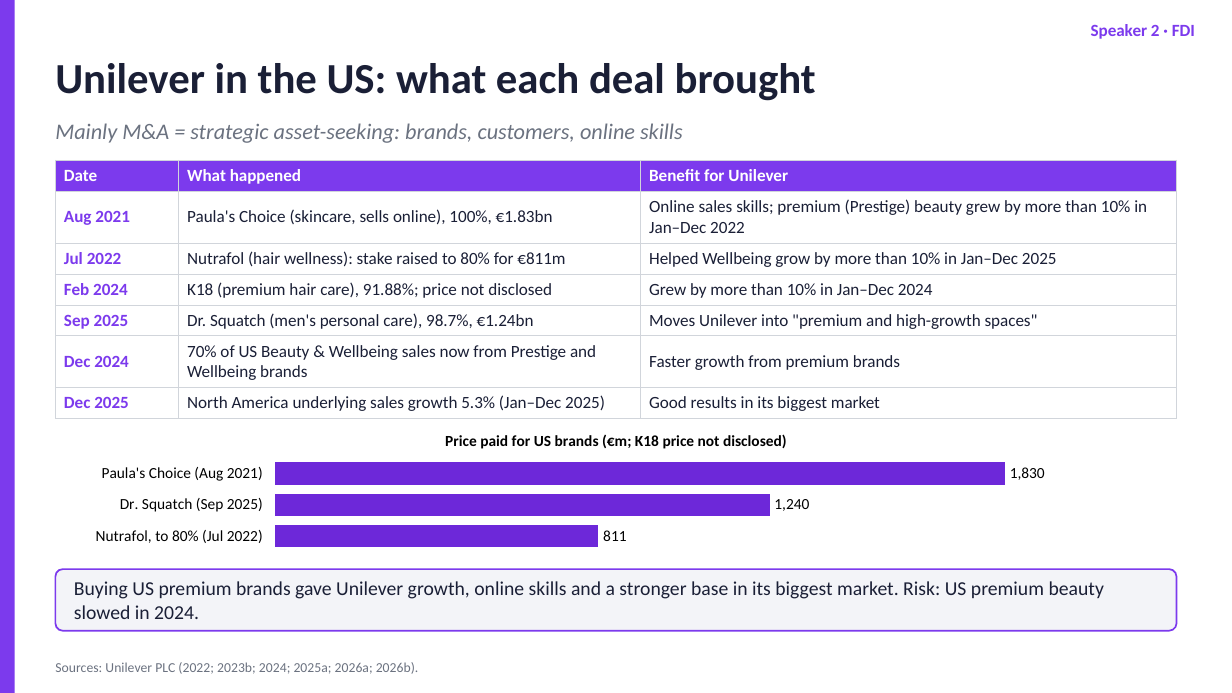
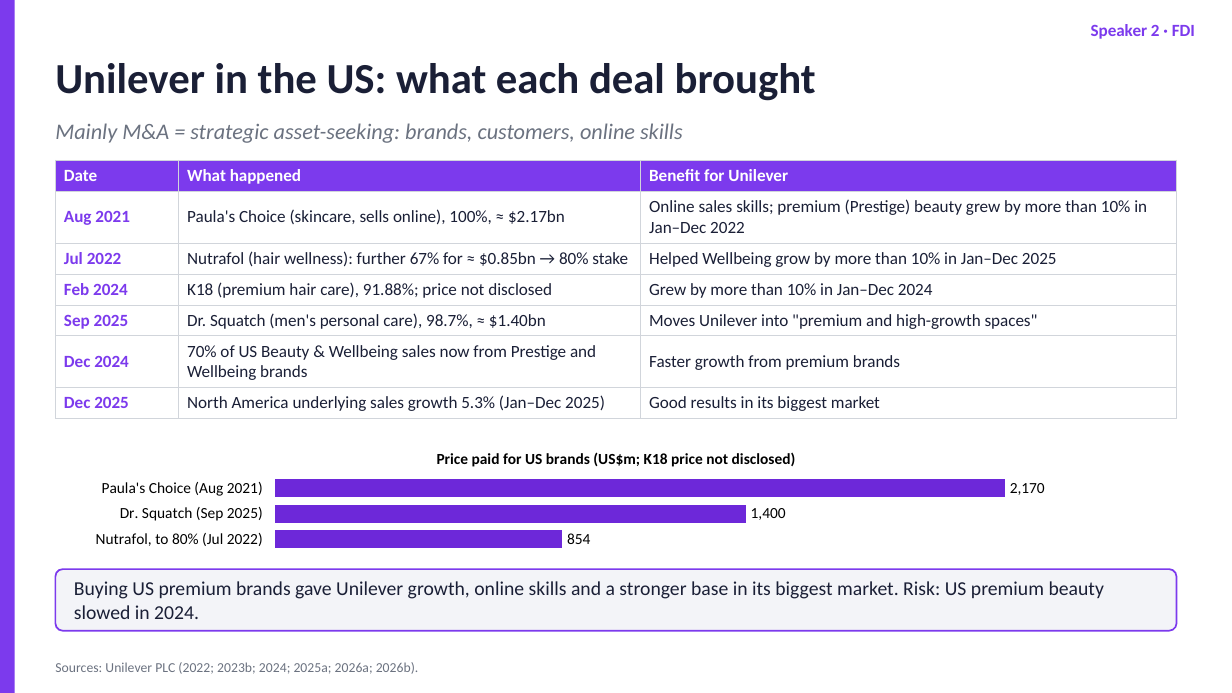
Before and after one commit to dollar3651314/mymba, a slide deck: slide 8 of content/busi1763/files/Unilever_Group_EN.pptx. Drawn at 1232x693 pixels with LibreOffice and Linux fonts; fonts in the diff are those of the drawing. Boxes give left, top, right and bottom in pixels: in the first picture for what was removed or moved away, otherwise in the second. Text is boxed around its words. In the diff, an @@ line names an element or a change of style, - is before the commit and + after.

```diff
--- a/content/busi1763/files/Unilever_Group_EN.pptx
+++ b/content/busi1763/files/Unilever_Group_EN.pptx
@@ table at (x1=55, y1=160, x2=1177, y2=415) @@
-row 2, column 2: Paula's Choice (skincare, sells online), 100%, €1.83bn
+row 2, column 2: Paula's Choice (skincare, sells online), 100%, ≈ $2.17bn
-row 3, column 2: Nutrafol (hair wellness): stake raised to 80% for €811m
+row 3, column 2: Nutrafol (hair wellness): further 67% for ≈ $0.85bn → 80% stake
-row 5, column 2: Dr. Squatch (men's personal care), 98.7%, €1.24bn
+row 5, column 2: Dr. Squatch (men's personal care), 98.7%, ≈ $1.40bn
@@ bar chart at (x1=74, y1=437, x2=1158, y2=554) @@
@@ title "Price paid for US brands (€m; K18 price not disclosed)" to "Price paid for US brands (US$m; K18 price not disclosed)" @@
-Price paid for US brands (€m; K18 price not disclosed): 1830, 1240, 811
+Price paid for US brands (US$m; K18 price not disclosed): 2170, 1400, 854
@@ value axis changed @@
@@ bar chart resized from (x1=74, y1=419, x2=1158, y2=554) to (x1=74, y1=437, x2=1158, y2=554) @@
```
Also in this commit, not shown: 7 other slides changed, 4 other files.
